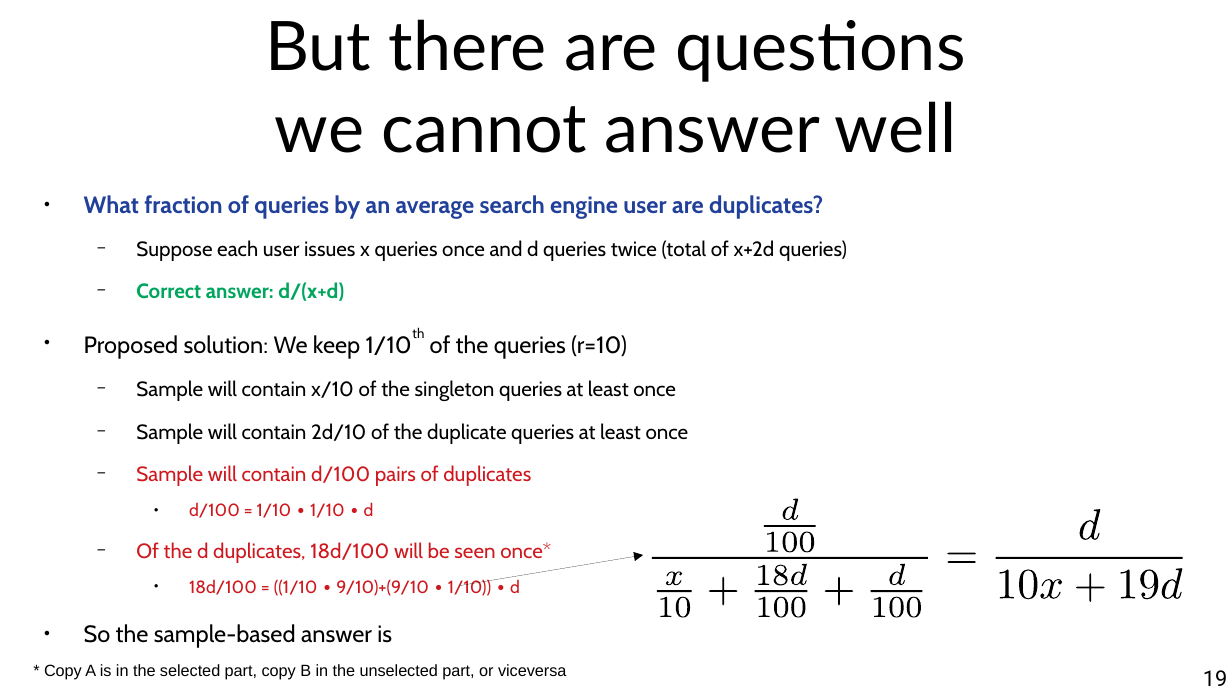
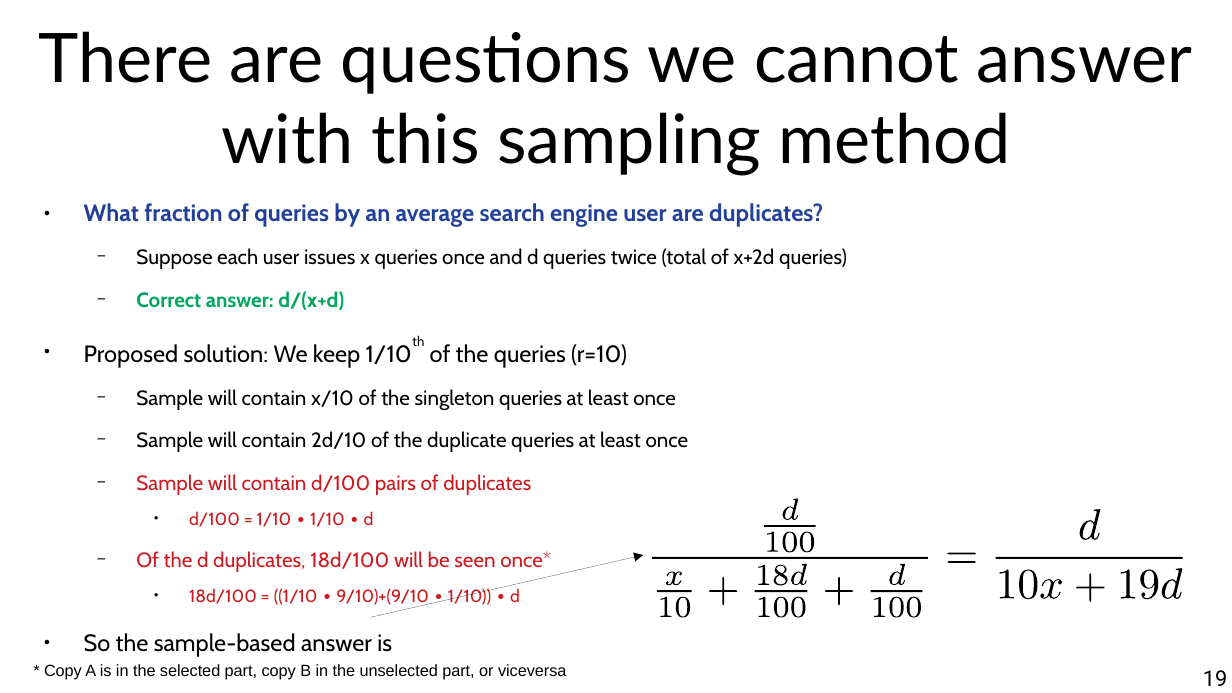
Before and after one commit to marco-calautti/data-mining-course, a slide deck: slide 19 of theory/odp/tt22_streams.odp. Drawn at 1232x693 pixels with LibreOffice and Linux fonts; fonts in the diff are those of the drawing. Boxes give left, top, right and bottom in pixels: in the first picture for what was removed or moved away, otherwise in the second. Text is boxed around its words. In the diff, an @@ line names an element or a change of style, - is before the commit and + after.

```diff
--- a/theory/odp/tt22_streams.odp
+++ b/theory/odp/tt22_streams.odp
@@ title at (39,31,1193,176): text changed @@
-But there are questions
-we cannot answer well
+There are questions we cannot answer
+with this sampling method
@@ text "What fraction of queries by ...": place and size @@
-text "What fraction of queries by ..." at (84,195,847,648)
+text "What fraction of queries by ..." at (84,203,847,657)
@@ arrow moved from (459, 586) - (644, 556) to (371, 617) - (644, 556) @@
```
Also in this commit, not shown: 11 other slides changed, 10 other files.
